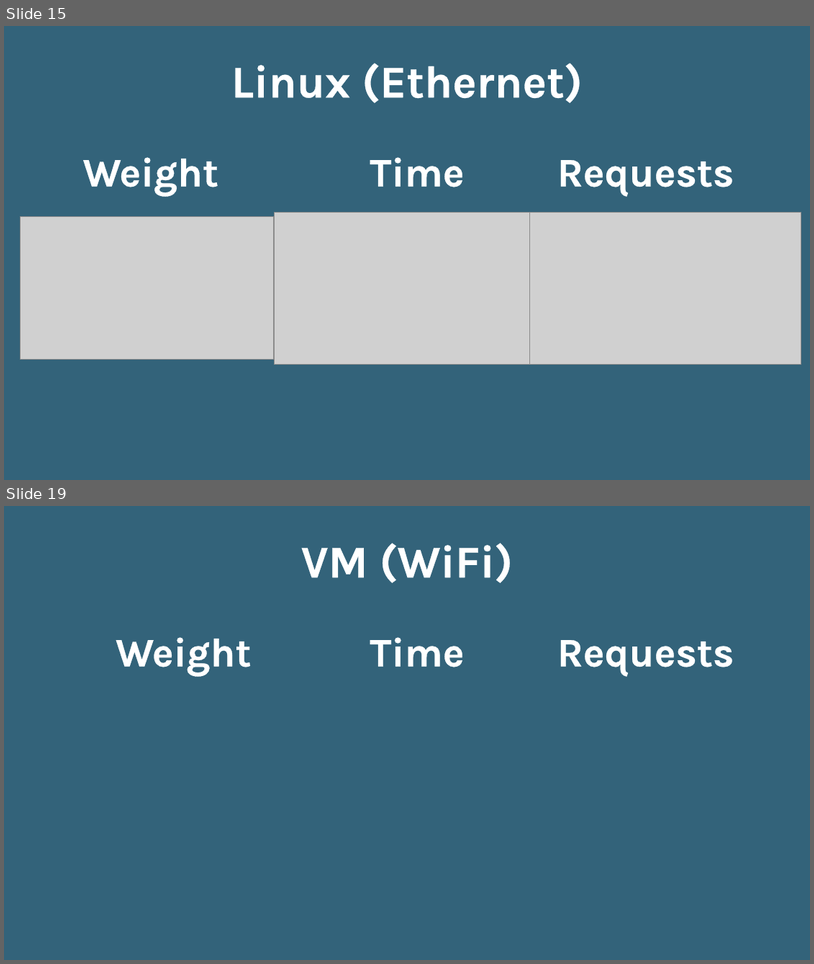
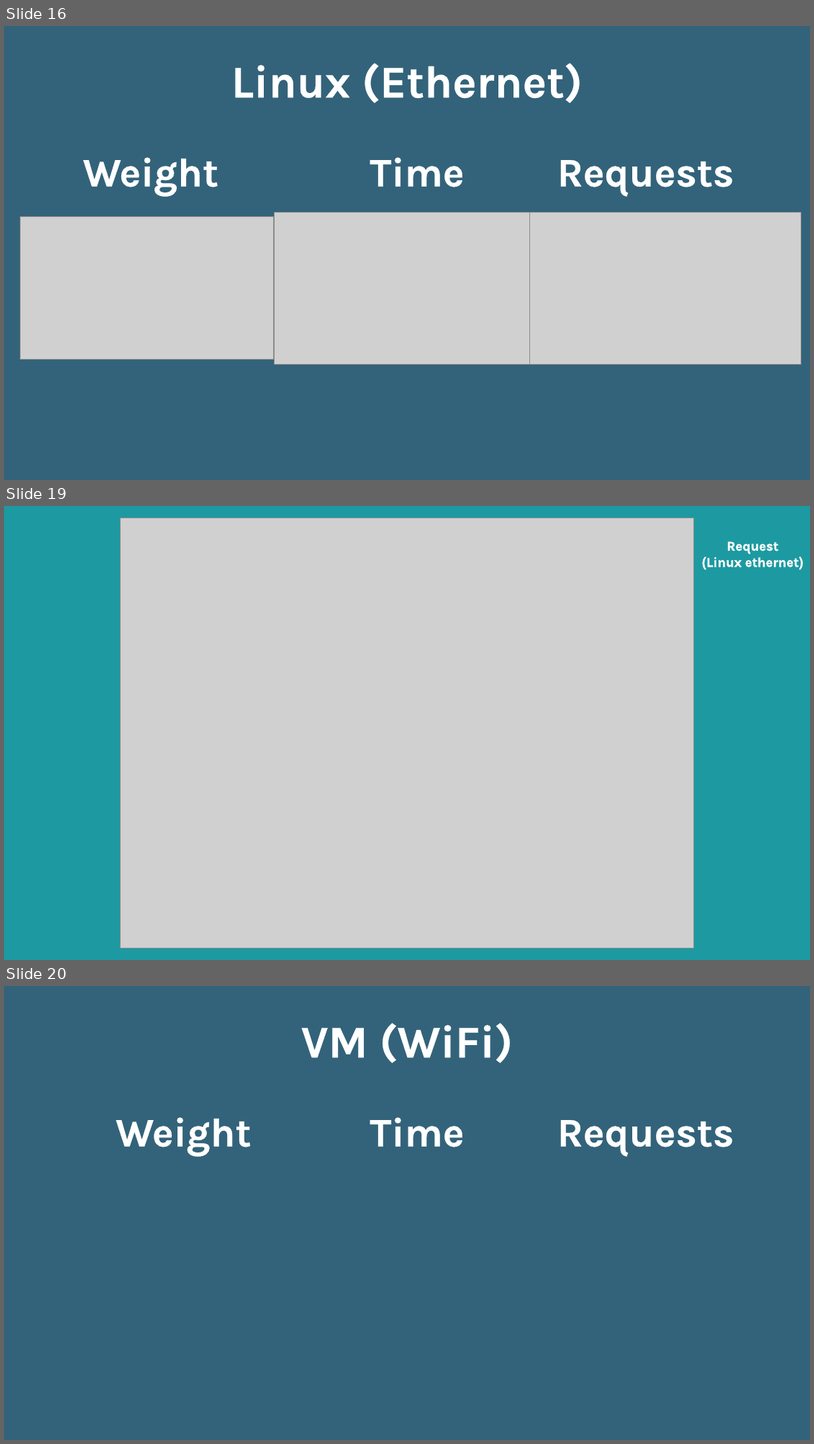
Before and after one commit to yoavhenig/Final-Project, a slide deck: מצגת הגנה.pptx. Shown one above the other, each under a label of ours: slides 15 and 19 before the commit, slides 16, 19 and 20 after it; the slides between them are not shown. The pictures are 814x964 and 814x1444 pixels, drawn with LibreOffice and Linux fonts; fonts in the diff are those of the drawing; grey boxes stand for pictures. Boxes give left, top, right and bottom in pixels: in the first picture for what was removed or moved away, otherwise in the second. Text is boxed around its words. In the diff, an @@ line names an element or a change of style, - is before the commit and + after.

```diff
--- a/מצגת הגנה.pptx
+++ b/מצגת הגנה.pptx
@@ slide 19 added at bbox=[4, 506, 810, 960], background #1D9BA1 @@
@@ picture added at bbox=[121, 518, 694, 948] @@
@@ text added at bbox=[707, 541, 800, 567], 16 pt, text #FFFFFF, bold @@
+Request
+(Linux ethernet)
@@ what was slide 15 is now slide 16 @@
@@ what was slide 19 is now slide 20 @@
```
Also in this commit, not shown: 10 slides changed, 5 other slides added, 2 slides removed.
